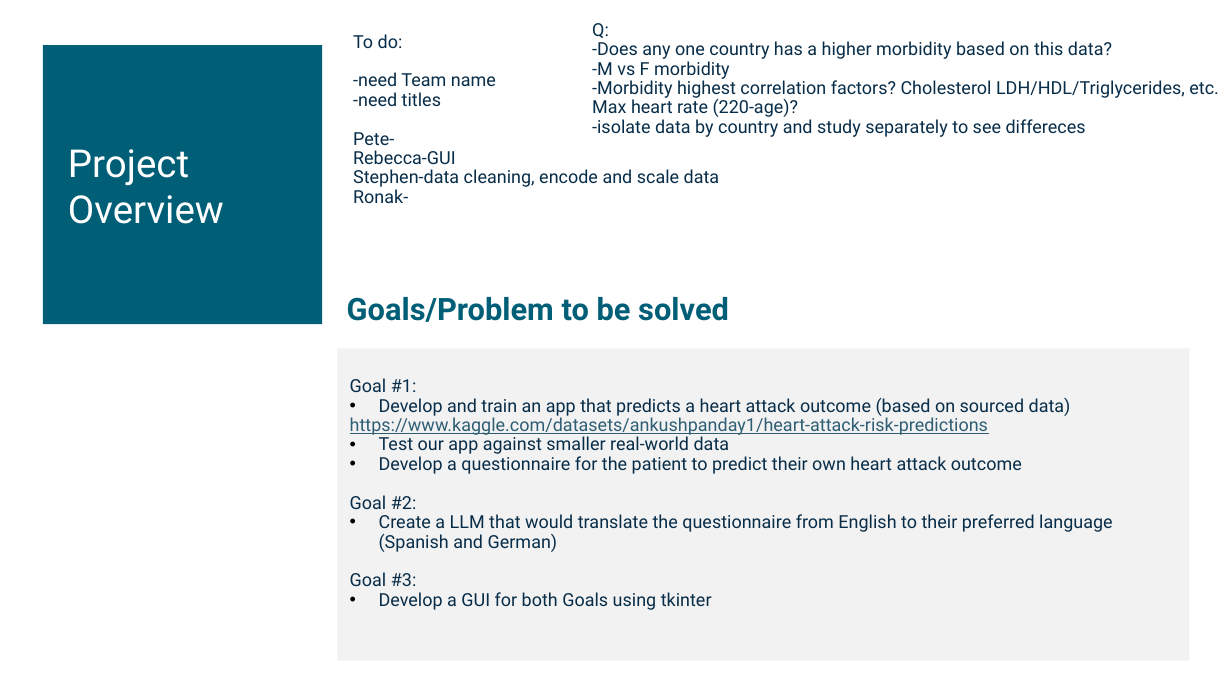
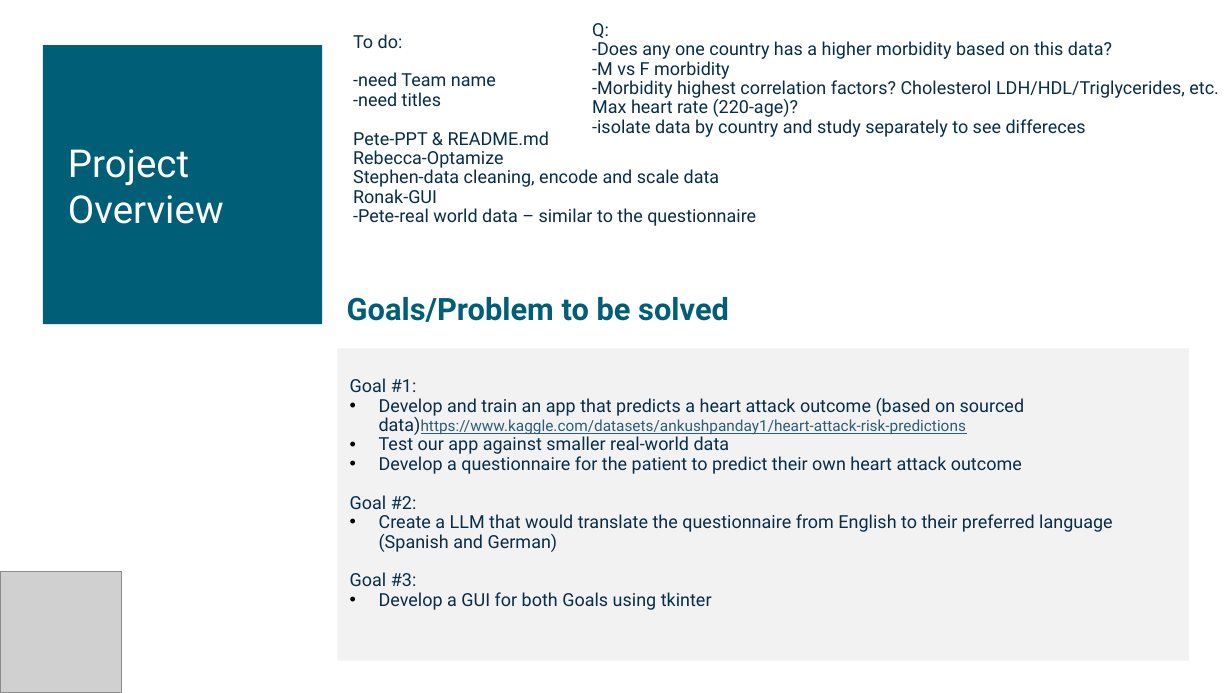
Before and after one commit to Pete1001/heart_attack_outcome, a slide deck: slide 2 of heart_attack_outcome.pptx. Drawn at 1232x693 pixels with LibreOffice and Linux fonts; fonts in the diff are those of the drawing; grey boxes stand for pictures. Boxes give left, top, right and bottom in pixels: in the first picture for what was removed or moved away, otherwise in the second. Text is boxed around its words. In the diff, an @@ line names an element or a change of style, - is before the commit and + after.

Commit message:
Adding PPT and images

```diff
--- a/heart_attack_outcome.pptx
+++ b/heart_attack_outcome.pptx
@@ text at [353,131,549,170]: text changed @@
-Pete-
-Rebecca-GUI
+Pete-PPT & README.md
+Rebecca-Optamize
@@ text at [353,189,756,226]: text changed @@
-Ronak-
+Ronak-GUI
+-Pete-real world data – similar to the questionnaire
@@ text at [379,398,1024,435]: text changed; size 14 to 12 pt @@
-• Develop and train an app that predicts a heart attack outcome (based on sourced data)
-https://www.kaggle.com/datasets/ankushpanday1/heart-attack-risk-predictions
+• Develop and train an app that predicts a heart attack outcome (based on sourced data)https://www.kaggle.com/datasets/ankushpanday1/heart-attack-risk-predictions
@@ picture added at [0,572,121,693] @@
```
Also in this commit, not shown: 13 other slides changed, 2 other files.
